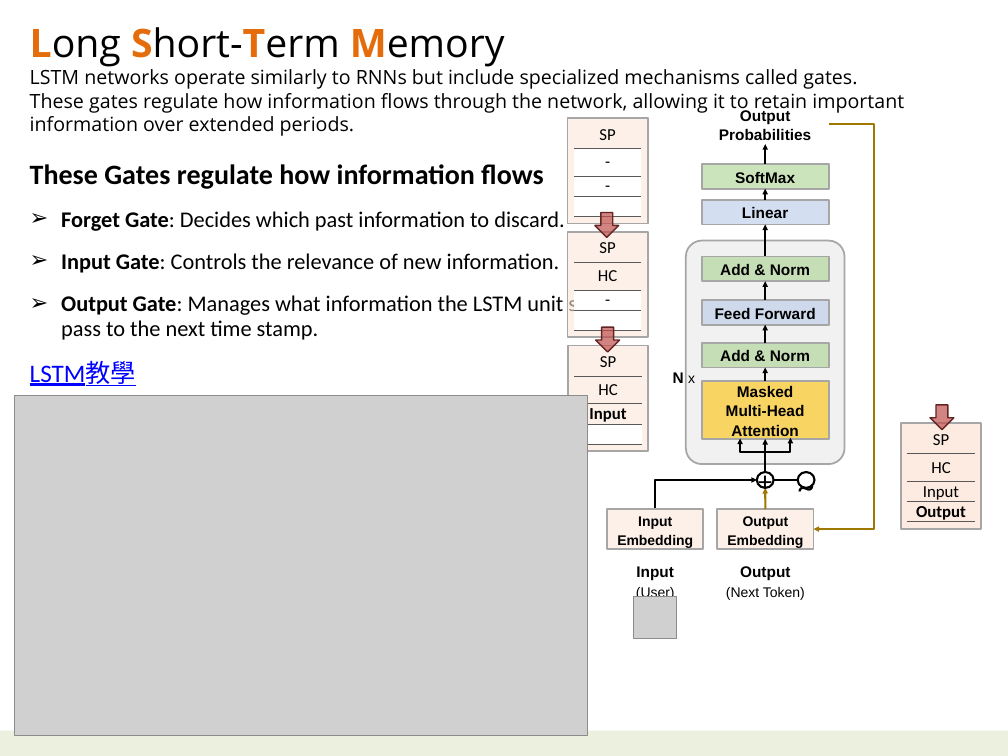
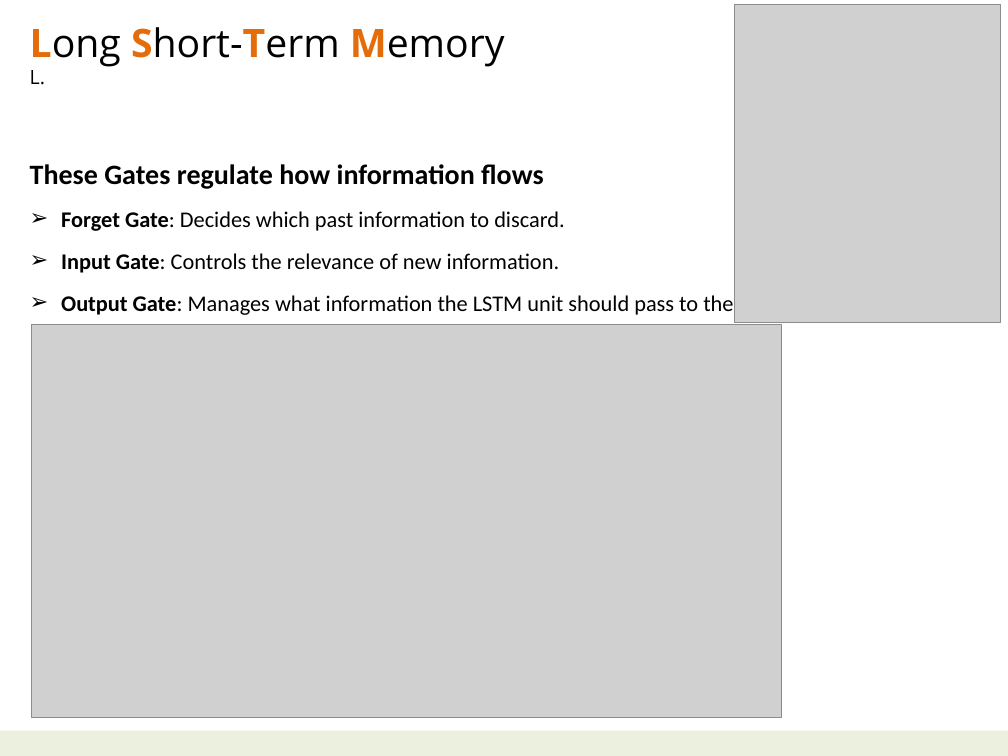
Before and after one commit to navibator/crazy-ai, a slide deck: slide 4 of ai-kimi.pptx (slide 3 before the commit). Drawn at 1008x756 pixels with LibreOffice and Linux fonts; fonts in the diff are those of the drawing; grey boxes stand for pictures. Boxes give left, top, right and bottom in pixels: in the first picture for what was removed or moved away, otherwise in the second. Text is boxed around its words. In the diff, an @@ line names an element or a change of style, - is before the commit and + after.

Commit message:
RNN and LSTM

```diff
--- a/ai-kimi.pptx
+++ b/ai-kimi.pptx
@@ picture added at [734,5,1000,323] @@
@@ text at [30,70,45,85]: text changed @@
-LSTM networks operate similarly to RNNs but include specialized mechanisms called gates.
-These gates regulate how information flows through the network, allowing it to retain important information over extended periods.
+L.
@@ rectangle removed at [568,118,648,224] @@
@@ table removed at [574,120,641,216], 4 rows, 1 columns @@
-SP
--
--
-
@@ text "These Gates regulate how information ..." rewrapped from [30,164,629,340] to [30,164,733,315] @@
@@ rectangle removed at [568,232,648,338] @@
@@ table removed at [574,234,641,330], 4 rows, 1 columns @@
-SP
-HC
--
-
@@ down arrow removed at [595,213,619,238] @@
@@ picture: place and size @@
-picture at [14,396,588,736]
+picture at [31,325,782,718]
@@ down arrow removed at [596,328,620,353] @@
@@ rectangle removed at [568,346,648,452] @@
@@ table removed at [575,348,642,444], 4 rows, 1 columns @@
-SP
-HC
-Input
-
@@ text removed at [30,361,136,386] @@
-LSTM教學
@@ group removed at [607,108,874,600]: 8 rectangles, 8 arrows, 4 texts, 2 ellipses, 2 elbow arrows, 1 rounded rectangle, 1 elbow double arrow, 1 line @@
-Add & Norm
-Feed Forward
-Add & Norm
-Masked
-Multi-Head
-Attention
-Output
-Embedding
-Output
-(Next Token)
-SoftMax
-Linear
-Output
-Probabilities
-~
-+
-Input
-Embedding
-Input
-(User)
-N x
@@ down arrow removed at [930,405,955,430] @@
@@ rectangle removed at [901,423,982,529] @@
@@ table removed at [907,425,975,524], 4 rows, 1 columns @@
-SP
-HC
-Input
-Output
@@ picture removed at [634,596,676,638] @@
```
Also in this commit, not shown: 2 slides added.
